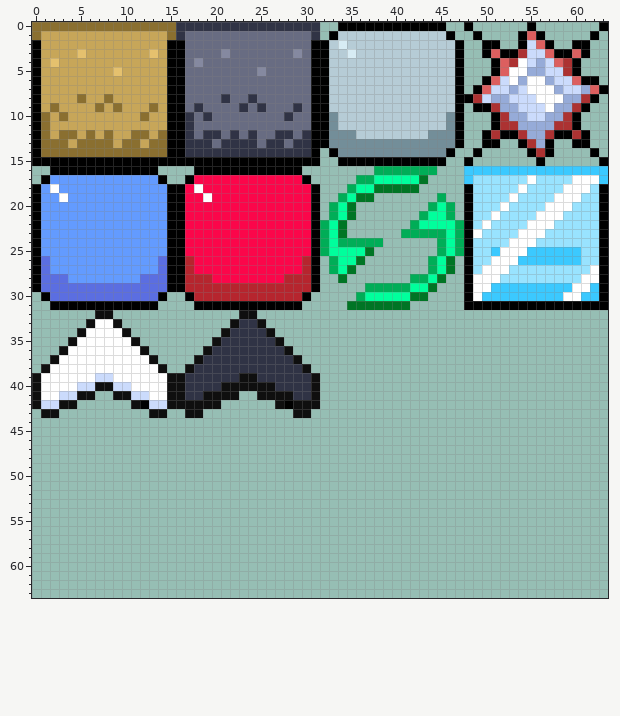
Two versions of one pixel-art file, BasicTileset.aseprite. Above: the version before the commit.
64x64 pixels, 1 frame.
The same view after the edit:
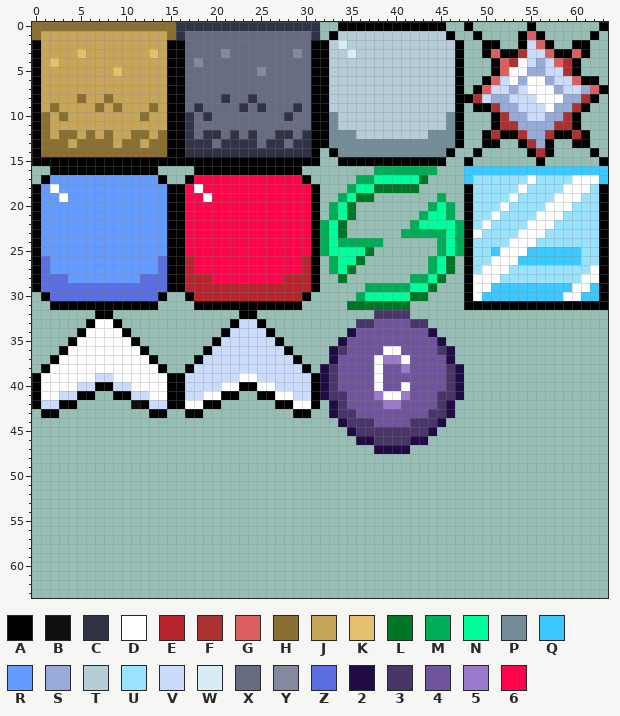
Palette (. is transparent): A #000000  B #0f0f0f  C #303345  D #ffffff  E #b6252e  F #ac3232  G #dc5f5f  H #8a6f30  J #c7a659  K #e5c16e  L #007525  M #00ad57  N #00ff9c  P #738e99  Q #3bc9ff  R #639bff  S #96abd8  T #b6ccd6  U #99e3ff  V #cbdbfc  W #d7ecf4  X #686c82  Y #8589a0  Z #5b6ee1  2 #210b45  3 #493668  4 #70559c  5 #9a7bcb  6 #fb064a
What changed:
There is now colour 2 in row 34 at x 35 and 44; in row 35 at x 34 and 45; in rows 36 to 37 at x 33 and 46; in rows 38 to 41 at x 32 and 47; in rows 42 to 43 at x 33 and 46; in row 44 at x 34 and 45.
There is now colour 2 in row 45 at x 35 and 44; in row 46 at x 36 to 37 and 42 to 43; in row 47 at x 38 to 41.
There is now colour 3 in row 32 at x 38 to 41; in row 33 at x 36 to 37 and 42 to 43; in row 36 at x 34 and 45; in rows 38 to 40 at x 33 and 46; in row 41 at x 33 to 34 and 45 to 46; in row 42 at x 34 and 45.
There is now colour 3 in row 43 at x 34 to 35 and 44 to 45; in row 44 at x 35 to 37 and 42 to 44; in row 45 at x 36 to 43; in row 46 at x 38 to 41.
There is now colour 4 in row 33 at x 38 to 41; in row 34 at x 36 to 43; in row 35 at x 35 to 44; in row 36 at x 35 to 38 and 41 to 44; in row 37 at x 34 to 37 and 42 to 45; in row 38 at x 34 to 37, 39 to 40 and 42 to 45.
There is now colour 4 in row 39 at x 34 to 37 and 39 to 45; in row 40 at x 34 to 37, 39 to 40 and 42 to 45; in row 41 at x 35 to 37 and 42 to 44; in row 42 at x 35 to 38 and 41 to 44; in row 43 at x 36 to 43; in row 44 at x 38 to 41.
There is now colour 5 in row 37 at x 39 to 40; in row 38 at x 41; in row 41 at x 38 and 41; in row 42 at x 39 to 40.
The edit turns colour B into colour A in row 32 at x 7 to 8 and 23 to 24; in row 33 at x 6, 9, 22 and 25; in row 34 at x 5, 10, 21 and 26; in row 35 at x 4, 11, 20 and 27; in row 36 at x 3, 12, 19 and 28; in row 37 at x 2, 13, 18 and 29.
The edit turns colour B into colour A in row 38 at x 1, 14, 17 and 30; in row 39 at x 0, 15 to 16 and 31; in row 40 at x 0, 7 to 8, 15 to 16, 23 to 24 and 31; in row 41 at x 0, 5 to 6, 9 to 10, 15 to 16, 21 to 22, 25 to 26 and 31; in row 42 at x 0, 3 to 4, 15 to 16, 19 to 20, 27 and 31; in row 43 at x 1 to 2, 13 to 14, 17 to 18 and 29 to 30.
There is now colour D in row 36 at x 39 to 40; in row 37 at x 38 and 41; in rows 38 to 39 at x 38; in row 40 at x 38 and 41; in row 41 at x 39 to 40.
The edit turns colour B into colour D in row 39 at x 23 to 24; in row 40 at x 21 to 22 and 25 to 26; in row 41 at x 19 to 20 and 27 to 28; in row 42 at x 17 to 18 and 29 to 30.
The edit turns colour C into colour V in row 33 at x 23 to 24; in row 34 at x 22 to 25; in row 35 at x 21 to 26; in row 36 at x 20 to 27; in row 37 at x 19 to 28; in row 38 at x 18 to 29.
The edit turns colour C into colour V in row 39 at x 17 to 22 and 25 to 30; in row 40 at x 17 to 20 and 27 to 30; in row 41 at x 17 to 18 and 29 to 30.
